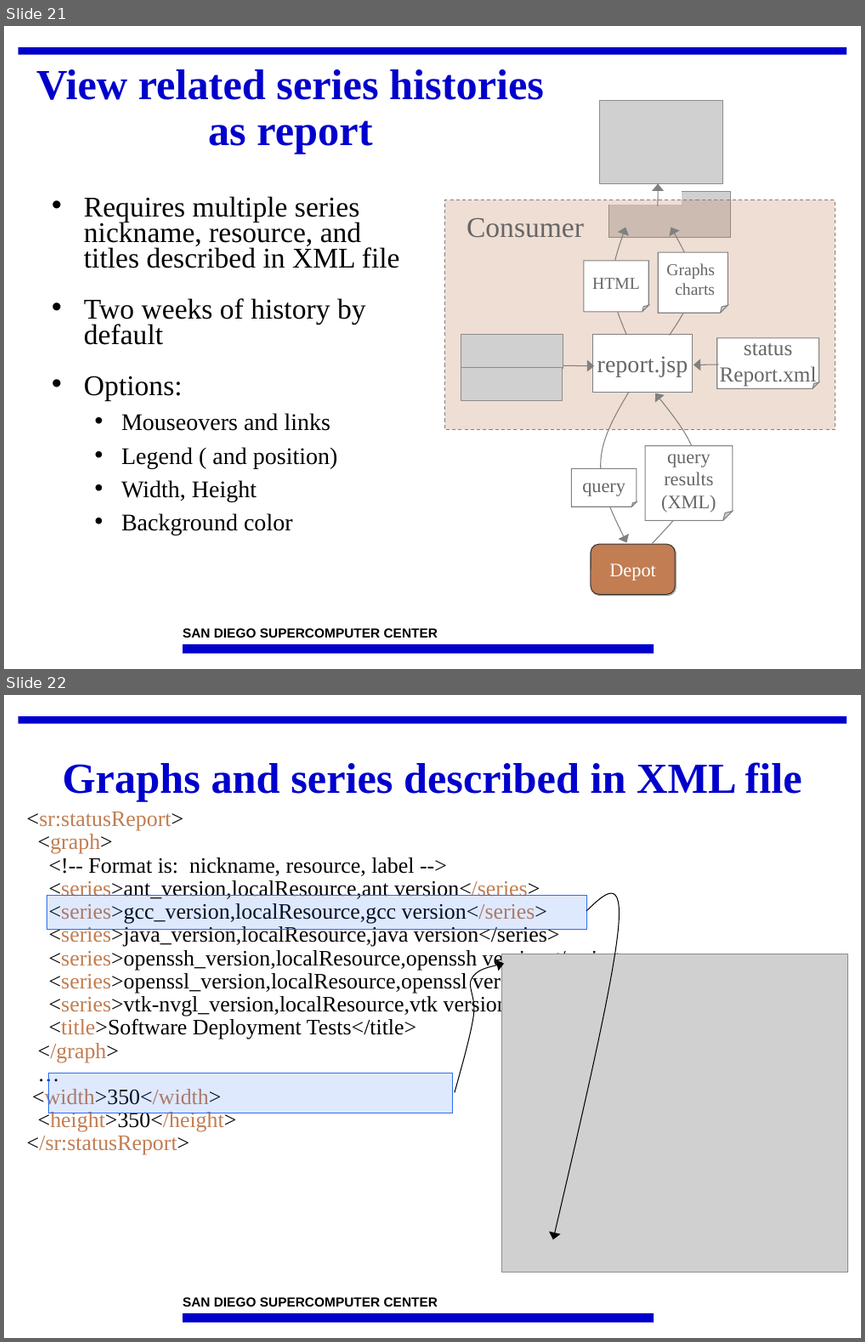
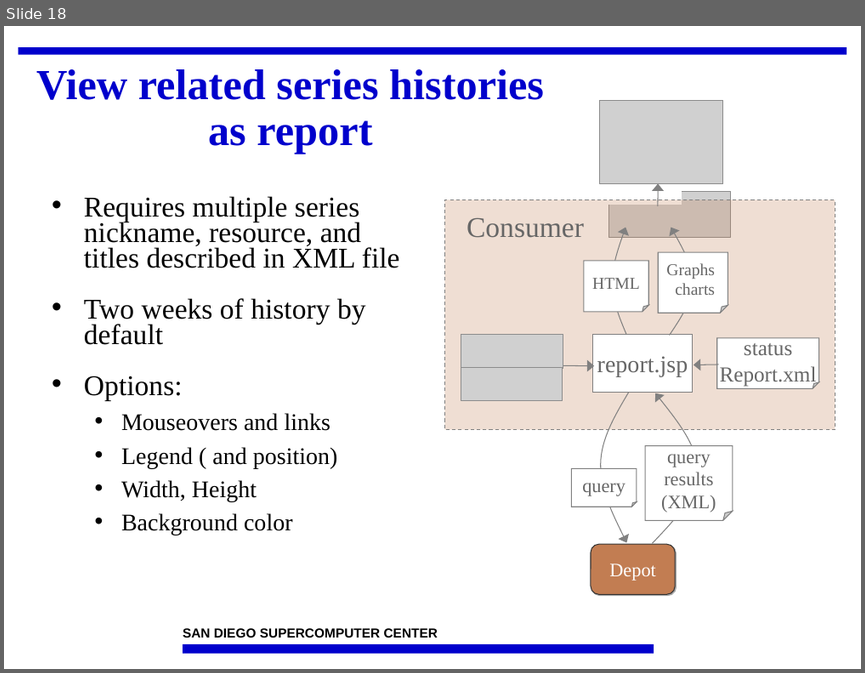
Before and after one commit to IncaProject/inca-xsede, a slide deck: talks/2010/2010workshop/consumer.ppt. Shown one above the other, each under a label of ours: slides 21 and 22 before the commit, slide 18 after it. The pictures are 865x1342 and 865x673 pixels, drawn with LibreOffice and Linux fonts; fonts in the diff are those of the drawing; grey boxes stand for pictures; background and template pictures are left out. Boxes give left, top, right and bottom in pixels: in the first picture for what was removed or moved away, otherwise in the second. Text is boxed around its words. In the diff, an @@ line names an element or a change of style, - is before the commit and + after.

```diff
--- a/talks/2010/2010workshop/consumer.ppt
+++ b/talks/2010/2010workshop/consumer.ppt
@@ slide 22 removed at (4,695,861,1338), background #FFFFFF; not listed: 3 template elements that a slide beside it also shows @@
@@ title removed at (63,762,802,802) @@
-Graphs and series described in XML file
@@ text removed at (27,811,628,1155) @@
-<sr:statusReport>
-<graph>
-<!-- Format is: nickname, resource, label -->
-<series>ant_version,localResource,ant version</series>
-<series>gcc_version,localResource,gcc version</series>
-<series>java_version,localResource,java version</series>
-<series>openssh_version,localResource,openssh version</series>
-<series>openssl_version,localResource,openssl version</series>
-<series>vtk-nvgl_version,localResource,vtk version</series>
-<title>Software Deployment Tests</title>
-</graph>
-…
-<width>350</width>
-<height>350</height>
-</sr:statusReport>
@@ rectangle removed at (46,896,586,930) @@
@@ freeform shape removed at (553,875,624,1239) @@
@@ freeform shape removed at (454,964,505,1093) @@
@@ picture removed at (502,953,849,1271) @@
@@ rectangle removed at (48,1073,452,1113) @@
@@ what was slide 21 is now slide 18 @@
```
Also in this commit, not shown: 5 slides changed, 7 slides added, 5 other slides removed.
